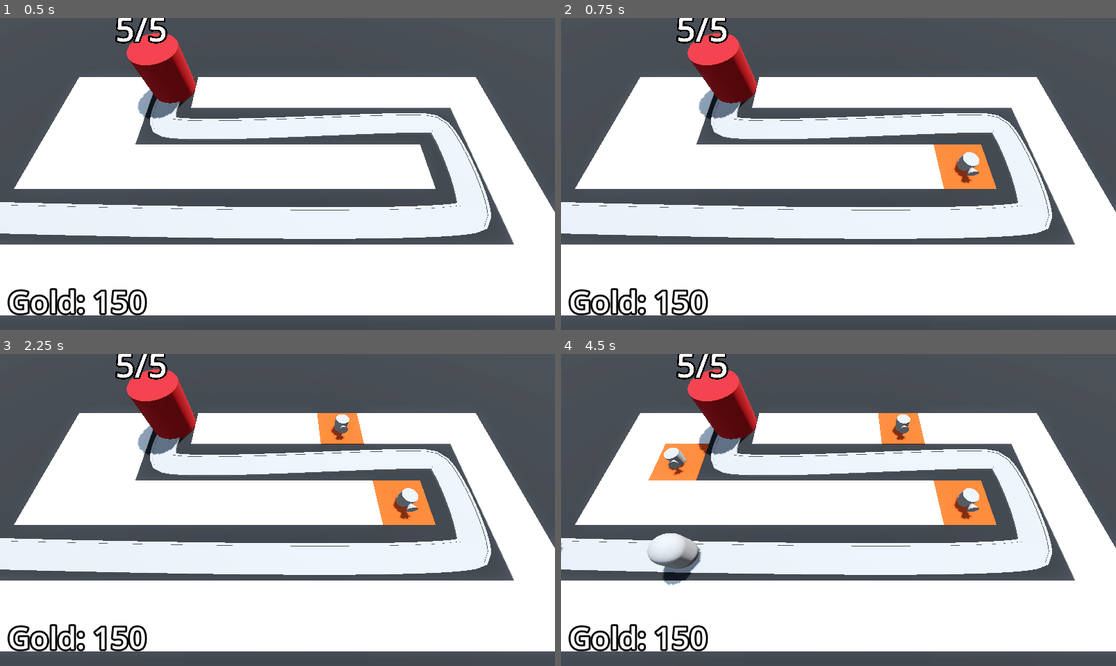
Above: before the commit, frames 1-4 (two rows, left to right).
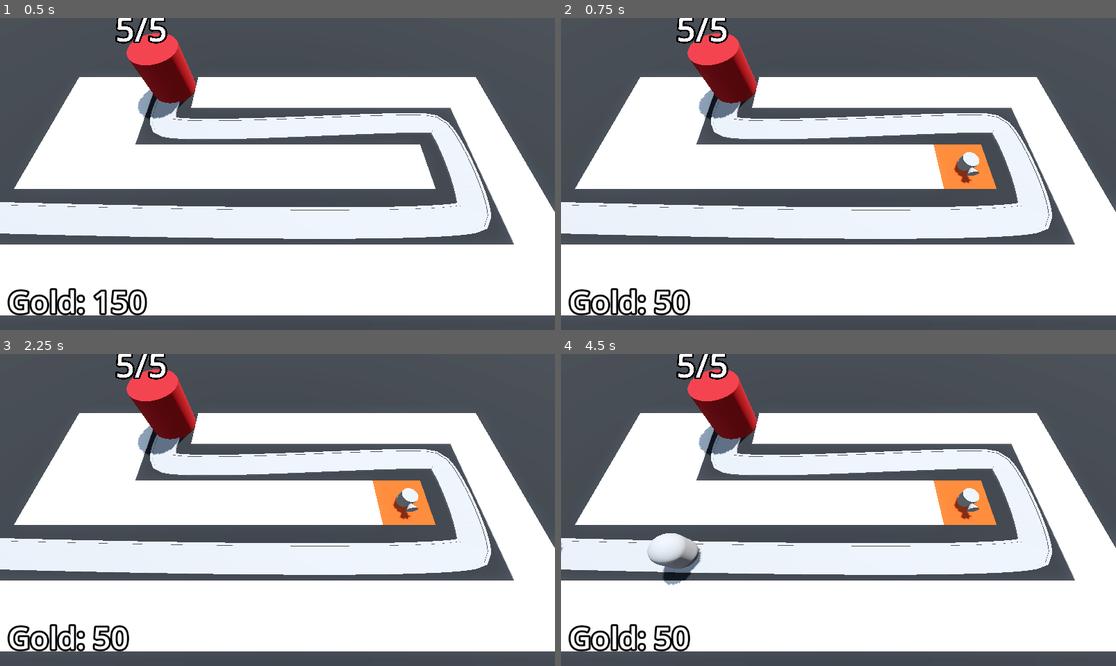
Above: after the commit, the same moments.

Repository: santoja/barbarian_rush_learning
Game: Godot game, scene res://BaseLevel.tscn
Same seed, same stepped clock (60 frames per second), same inputs: the game is played once before the commit and once after it.
Inputs (mouse positions are in pixels of both pictures, inside the frame that each line leads up to):
- Up to frame 1 (0.5 s): no input
- Up to frame 2 (0.75 s): tap Enter at 0.5 s; move the mouse to (960, 158) at 0.52 s; click (960, 158) at 0.6 s
- Up to frame 3 (2.25 s): tap Space at 1.25 s; move the mouse to (166, 525) at 1.27 s; click (166, 525) at 1.35 s; tap Enter at 2 s; move the mouse to (333, 441) at 2.02 s; click (333, 441) at 2.1 s
- Up to frame 4 (4.5 s): move the mouse to (810, 572) at 2.77 s; click (810, 572) at 2.85 s; move the mouse to (1005, 556) at 3.52 s; click (1005, 556) at 3.6 s; move the mouse to (672, 463) at 4.27 s; click (672, 463) at 4.35 s

Frame 1 is identical in both runs. In frame 2, 0.5% of the frame differs, in the area x 16-27%, y 86-96%; in frame 3, 1.2%; in frame 4, 2.1%, in the area x 15-66%, y 18-96%.

Commit message:
Add enemy score and bank

Diff:
--- a/BaseLevel.tscn
+++ b/BaseLevel.tscn
@@ -119,7 +119,7 @@
 turret = ExtResource("6_cuxqa")
 enemy_path = NodePath("../EnemyPath")
 
-[node name="Bank" type="MarginContainer" parent="."]
+[node name="Bank" type="MarginContainer" parent="." groups=["bank"]]
 anchors_preset = 15
 anchor_right = 1.0
 anchor_bottom = 1.0
--- a/Enemy/enemy.gd
+++ b/Enemy/enemy.gd
@@ -1,10 +1,13 @@
 extends PathFollow3D
 
-@export var speed: float = 2.5
+@export var speed := 2.5
 @export var max_health := 50
+@export var gold_per_kill := 15
 
 @onready var base = get_tree().get_first_node_in_group("base")
+@onready var bank = get_tree().get_first_node_in_group("bank")
 @onready var animation_player: AnimationPlayer = $AnimationPlayer
+
 
 
 var current_health: int:
@@ -13,6 +16,7 @@
 			animation_player.play("TakeDamage")
 		current_health = health_in
 		if current_health < 1:
+			bank.gold += gold_per_kill
 			queue_free()
 
 func _ready() -> void:
--- a/RayPickerCamera/ray_picker_camera.gd
+++ b/RayPickerCamera/ray_picker_camera.gd
@@ -2,8 +2,10 @@
 
 @export var gridmap: GridMap
 @export var turret_manager: Node3D
+@export var turret_cost:= 100
 
 @onready var ray_cast_3d: RayCast3D = $RayCast3D
+@onready var bank = get_tree().get_first_node_in_group("bank")
 
 # Called every frame. 'delta' is the elapsed time since the previous frame.
 func _process(delta: float) -> void:
@@ -12,6 +14,8 @@
 	ray_cast_3d.force_raycast_update()
 
 	if ray_cast_3d.is_colliding():
+		if bank.gold < turret_cost:
+			return
 		Input.set_default_cursor_shape(Input.CURSOR_POINTING_HAND)
 		var collider = ray_cast_3d.get_collider()
 		if collider is GridMap:
@@ -22,5 +26,7 @@
 					gridmap.set_cell_item(cell, 1)
 					var tile_position = gridmap.map_to_local(cell)
 					turret_manager.build_turrent(tile_position)
+					bank.gold -= turret_cost
+					Input.set_default_cursor_shape(Input.CURSOR_ARROW)
 	else:
 		Input.set_default_cursor_shape(Input.CURSOR_ARROW)
